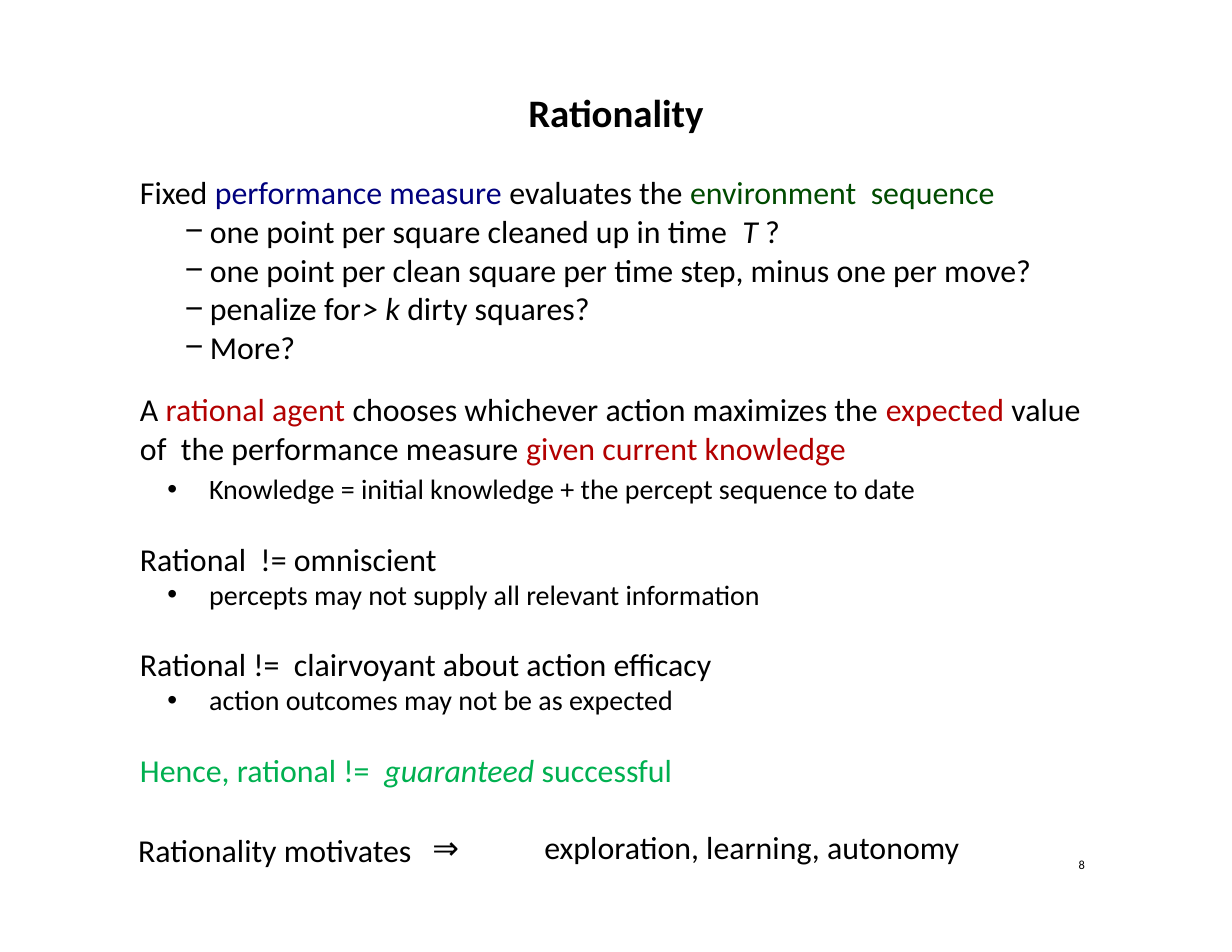
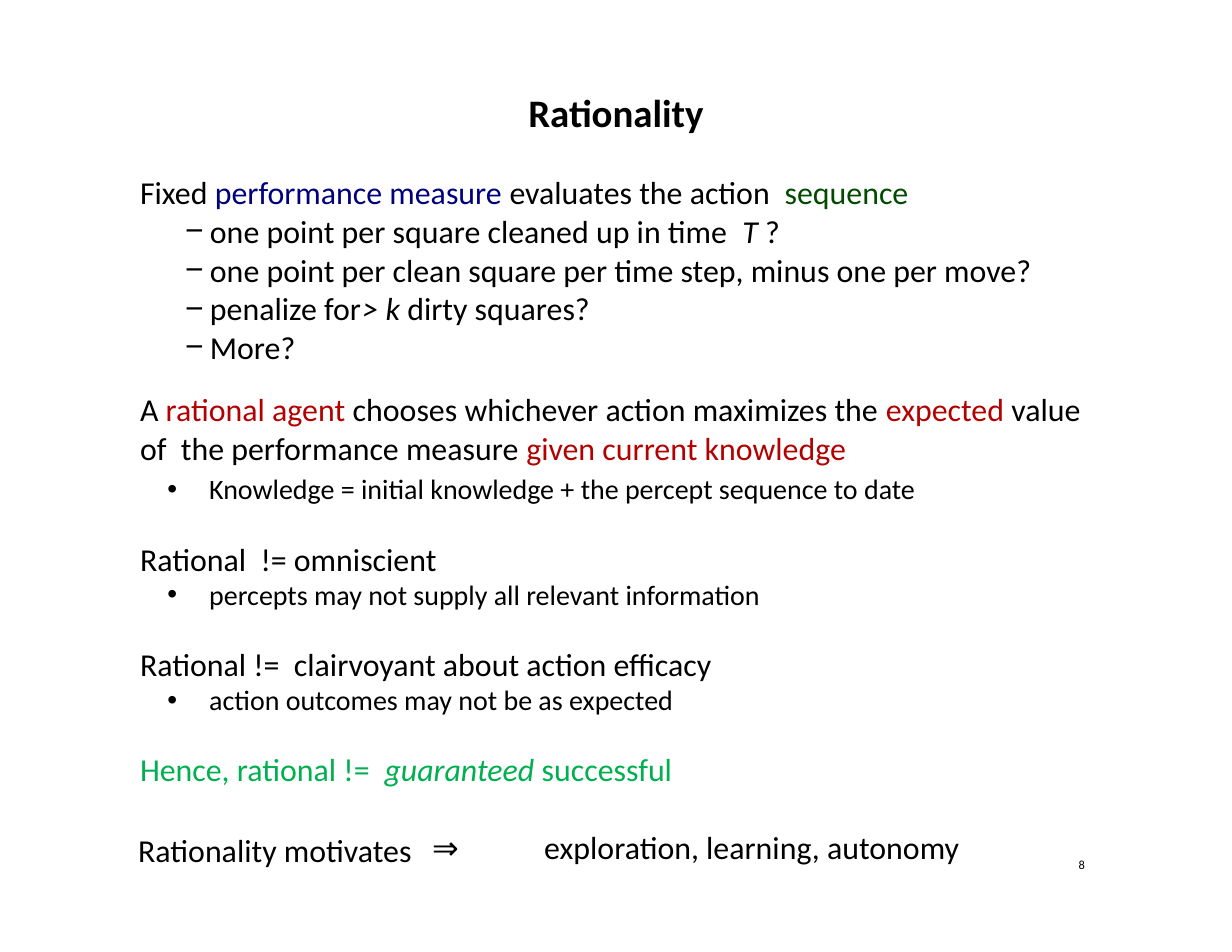
Before and after one commit to tdhock/cs470-570-spring-2023, a slide deck: slide 8 of slides/chapter2.pptx. Drawn at 1232x952 pixels with LibreOffice and Linux fonts; fonts in the diff are those of the drawing. Boxes give left, top, right and bottom in pixels: in the first picture for what was removed or moved away, otherwise in the second. Text is boxed around its words. In the diff, an @@ line names an element or a change of style, - is before the commit and + after.

```diff
--- a/slides/chapter2.pptx
+++ b/slides/chapter2.pptx
@@ text at bbox=[140, 182, 909, 209]: text changed; text colour #004B00 to #000000 @@
-Fixed performance measure evaluates the environment sequence
+Fixed performance measure evaluates the action sequence
```
Also in this commit, not shown: 9 other slides changed, 2 other files.
